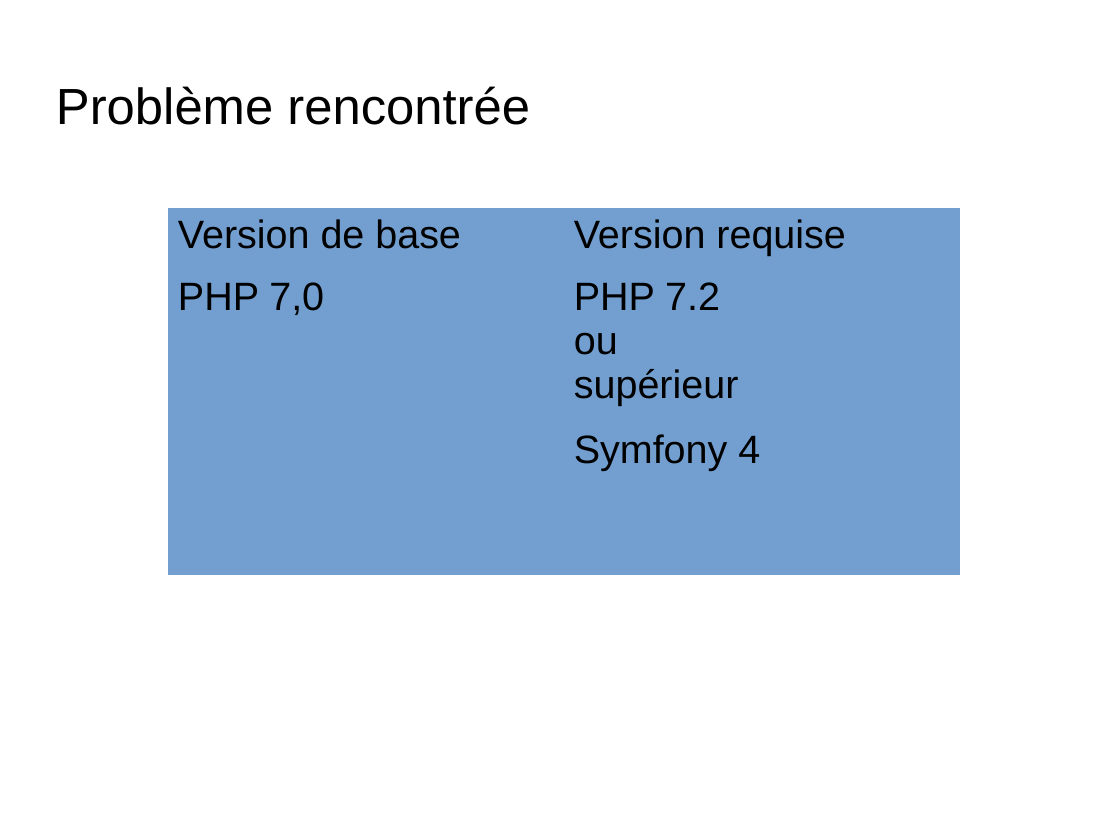
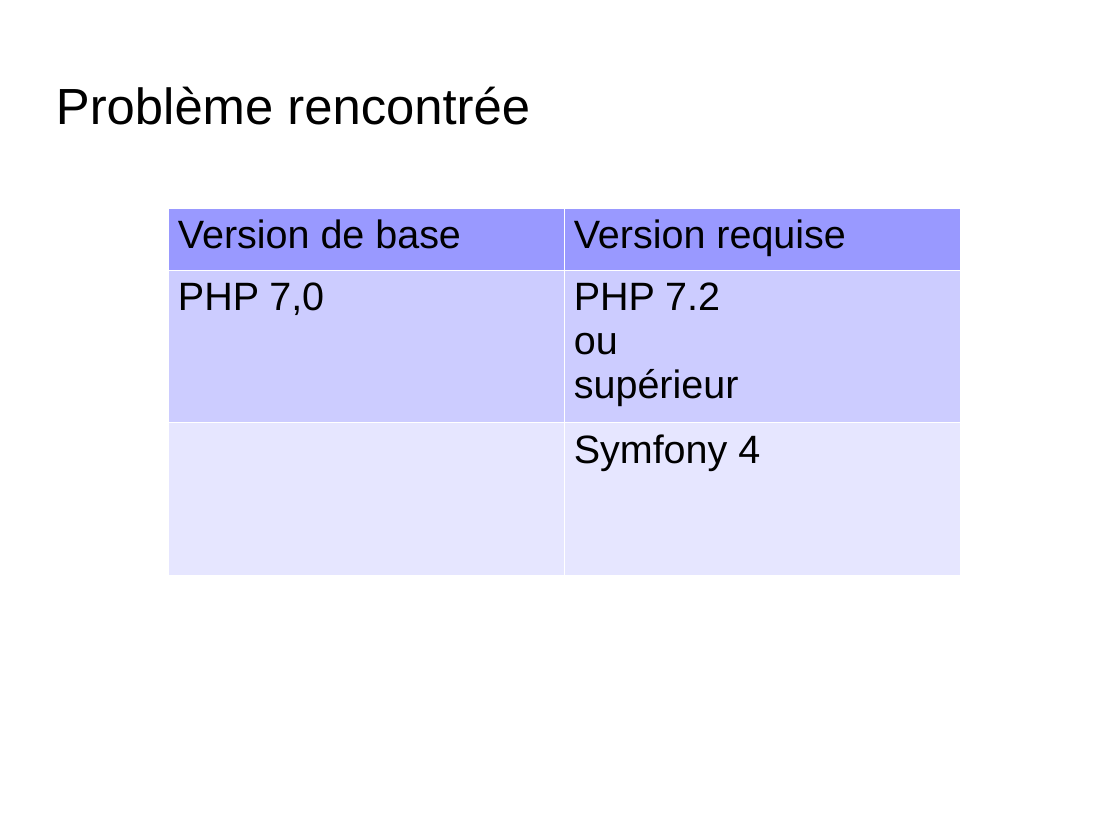
Before and after one commit to ClementM0512/Projet_Ortho, a slide deck: slide 7 of diapo karl Bourgault.odp (slide 6 before the commit). Drawn at 1120x840 pixels with LibreOffice and Linux fonts; fonts in the diff are those of the drawing; background and template pictures are left out. Boxes give left, top, right and bottom in pixels: in the first picture for what was removed or moved away, otherwise in the second. Text is boxed around its words. In the diff, an @@ line names an element or a change of style, - is before the commit and + after.

```diff
--- a/diapo karl Bourgault.odp
+++ b/diapo karl Bourgault.odp
@@ table at (168,208,960,574) @@
@@ fill #729FCF to #9999FF in row 1 @@
@@ fill #729FCF to #CCCCFF in row 2 @@
@@ fill #729FCF to #E6E6FF in row 3 @@
@@ borders changed @@
```
Also in this commit, not shown: 4 other slides changed, 2 slides added.
